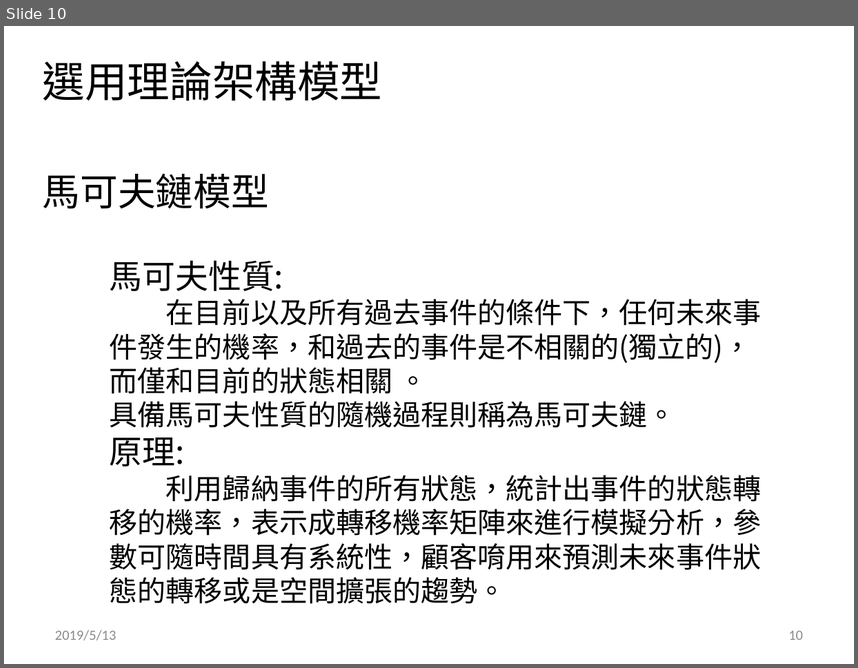
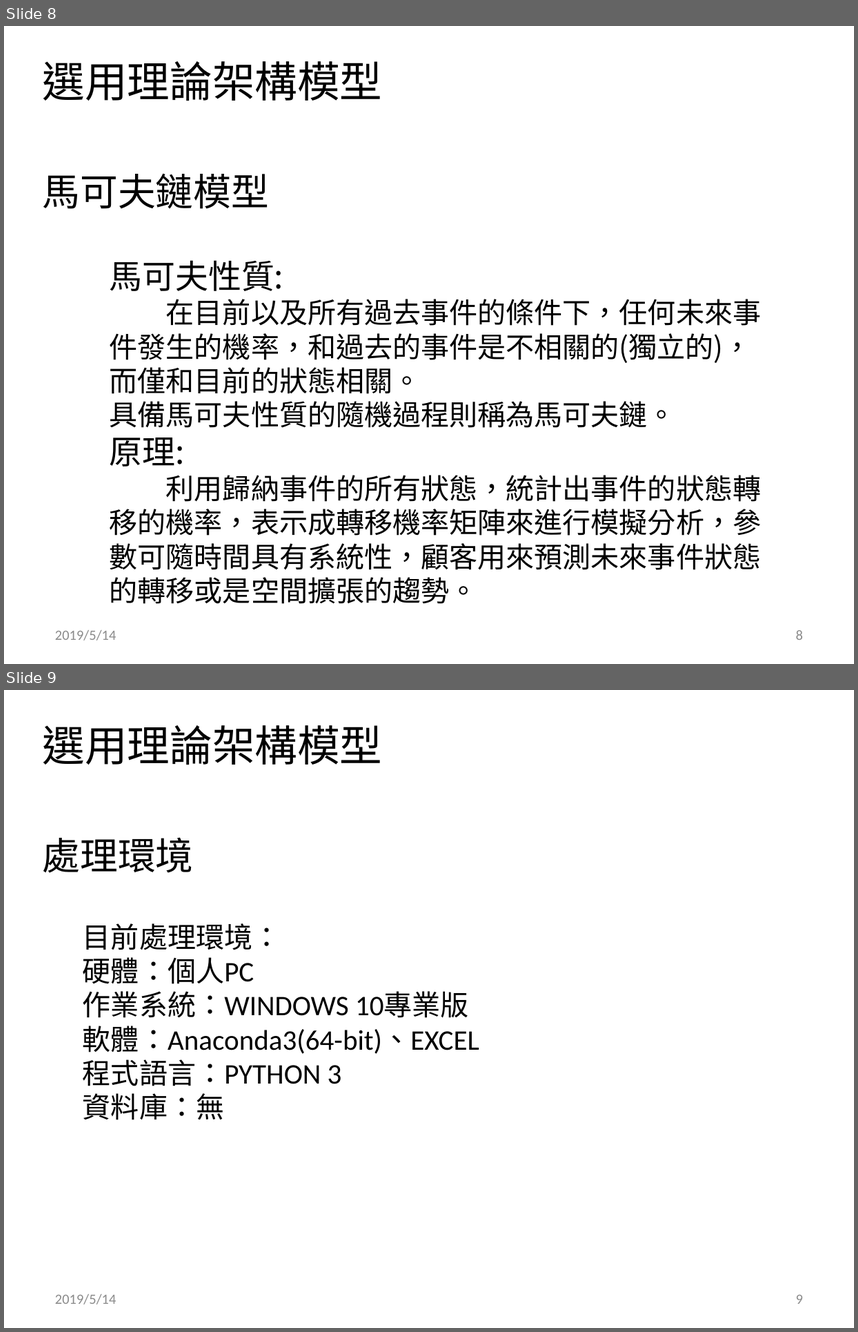
Before and after one commit to ray0814/POST_BigData, a slide deck: 141474_bigdata最後希望_分析方案說明書.pptx. Shown one above the other, each under a label of ours: slide 10 before the commit, slides 8 and 9 after it. The pictures are 858x668 and 858x1332 pixels, drawn with LibreOffice and Linux fonts; fonts in the diff are those of the drawing; background and template pictures are left out. Boxes give left, top, right and bottom in pixels: in the first picture for what was removed or moved away, otherwise in the second. Text is boxed around its words. In the diff, an @@ line names an element or a change of style, - is before the commit and + after.

```diff
--- a/141474_bigdata最後希望_分析方案說明書.pptx
+++ b/141474_bigdata最後希望_分析方案說明書.pptx
@@ slide 9 added at (x1=4, y1=690, x2=854, y2=1328), background #FFFFFF @@
@@ text added at (x1=43, y1=725, x2=383, y2=765), 36 pt, text #000000 @@
+選用理論架構模型
@@ text added at (x1=43, y1=837, x2=194, y2=873), 32 pt, text #000000 @@
+處理環境
@@ text added at (x1=83, y1=923, x2=479, y2=1120), 24 pt, text #000000 @@
+目前處理環境：
+硬體：個人PC
+作業系統：WINDOWS 10專業版
+軟體：Anaconda3(64-bit)、EXCEL
+程式語言：PYTHON 3
+資料庫：無
@@ text added at (x1=55, y1=1294, x2=116, y2=1304), 12 pt, text #8C8C8C @@
+2019/5/14
@@ page number added at (x1=796, y1=1294, x2=803, y2=1303), 12 pt, text #8C8C8C @@
+9
@@ what was slide 10 is now slide 8 @@
@@ slide 8 changed as well @@
@@ text at (x1=110, y1=299, x2=761, y2=394): spaces changed @@
-在目前以及所有過去事件的條件下，任何未來事件發生的機率，和過去的事件是不相關的(獨立的)，而僅和目前的狀態相關 。
+在目前以及所有過去事件的條件下，任何未來事件發生的機率，和過去的事件是不相關的(獨立的)，而僅和目前的狀態相關。
@@ text at (x1=110, y1=474, x2=762, y2=604): text changed @@
-利用歸納事件的所有狀態，統計出事件的狀態轉移的機率，表示成轉移機率矩陣來進行模擬分析，參數可隨時間具有系統性，顧客唷用來預測未來事件狀態的轉移或是空間擴張的趨勢。
+利用歸納事件的所有狀態，統計出事件的狀態轉移的機率，表示成轉移機率矩陣來進行模擬分析，參數可隨時間具有系統性，顧客用來預測未來事件狀態的轉移或是空間擴張的趨勢。
@@ text at (x1=55, y1=630, x2=116, y2=640): text changed @@
-2019/5/13
+2019/5/14
@@ page number at (x1=796, y1=630, x2=803, y2=639): text changed @@
-10
+8
```
Also in this commit, not shown: 9 other slides changed, 7 other slides added, 4 slides removed, 2 other files.
